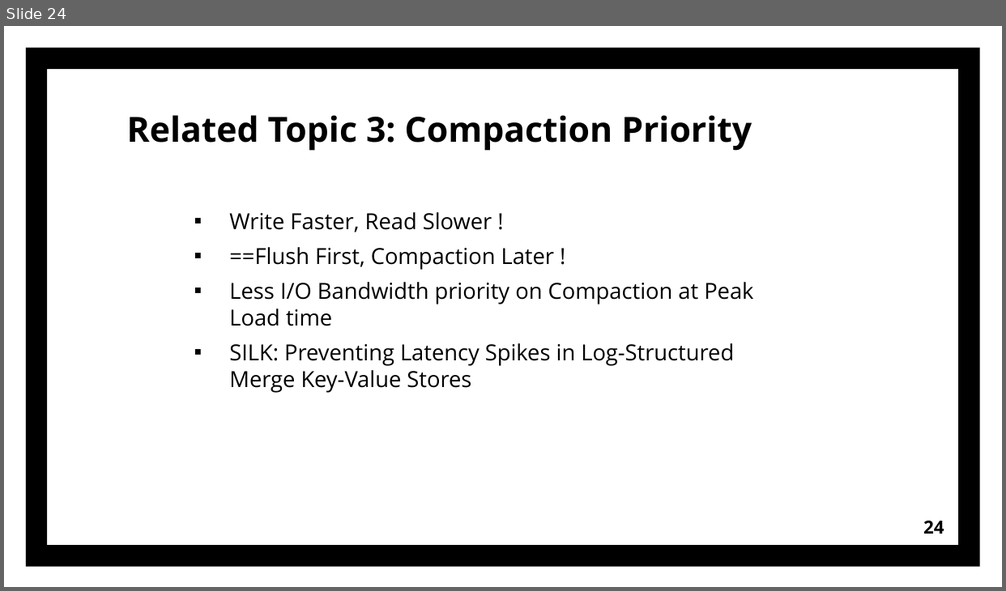
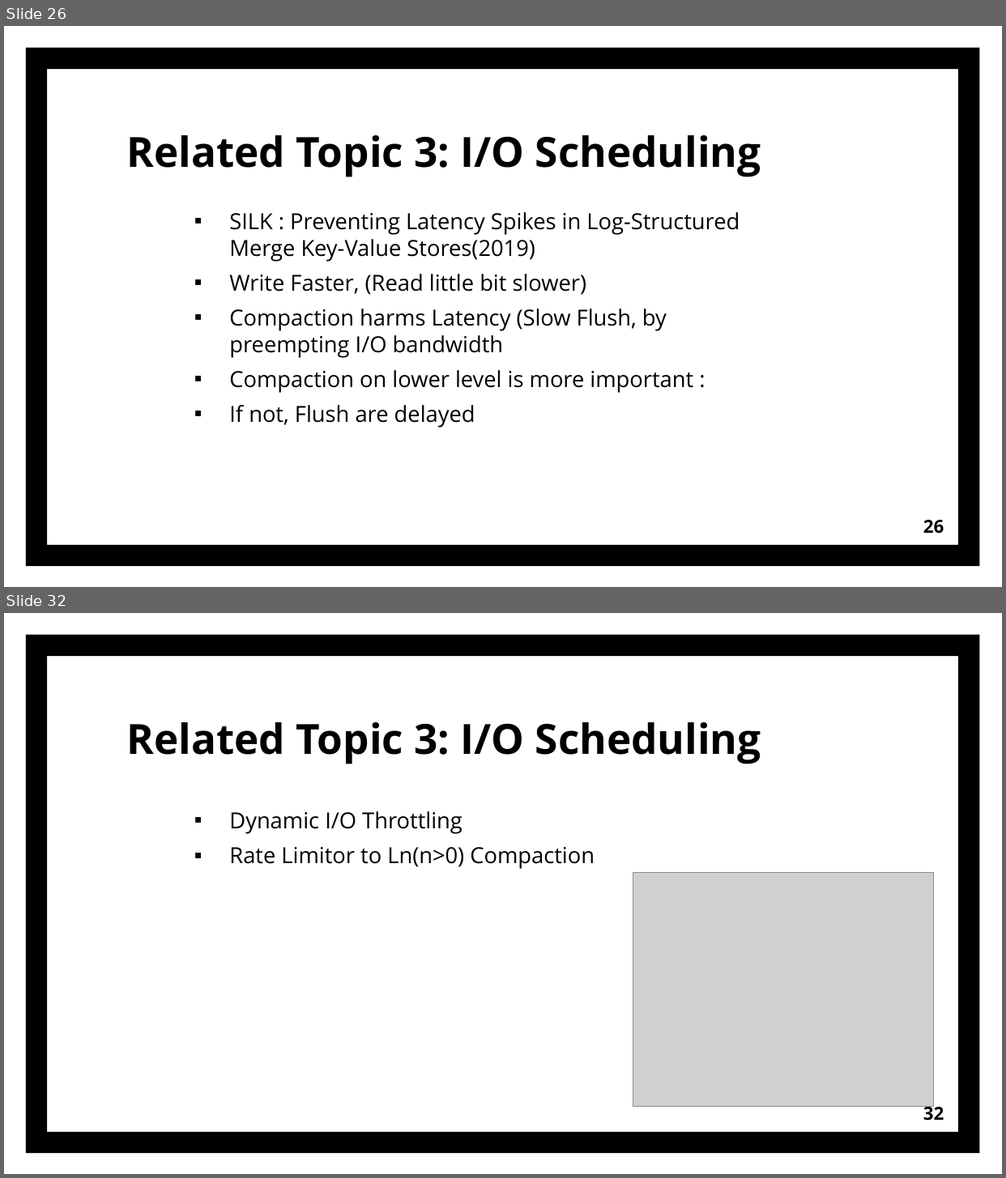
Before and after one commit to sg20180546/Presentation, a slide deck: Introduction_of_KV.pptx. Shown one above the other, each under a label of ours: slide 24 before the commit, slides 26 and 32 after it; the slides between them are not shown. The pictures are 1006x591 and 1006x1178 pixels, drawn with LibreOffice and Linux fonts; fonts in the diff are those of the drawing; grey boxes stand for pictures. Boxes give left, top, right and bottom in pixels: in the first picture for what was removed or moved away, otherwise in the second. Text is boxed around its words. In the diff, an @@ line names an element or a change of style, - is before the commit and + after.

Commit message:
silk add

```diff
--- a/Introduction_of_KV.pptx
+++ b/Introduction_of_KV.pptx
@@ slide 32 added at <box>4,613,1002,1174</box>, background #FFFFFF; not listed: 1 template element that a slide beside it also shows @@
@@ text added at <box>127,722,761,764</box>, 30 pt, text #000000, bold @@
+Related Topic 3: I/O Scheduling
@@ text added at <box>229,811,594,869</box>, 16 pt, text #000000 @@
+▪ Dynamic I/O Throttling
+▪ Rate Limitor to Ln(n>0) Compaction
@@ picture added at <box>633,872,933,1107</box> @@
@@ page number added at <box>923,1104,944,1121</box>, 13 pt, text #000000, bold @@
+32
@@ what was slide 24 is now slide 26 @@
@@ slide 26 changed as well @@
@@ text at <box>127,135,761,177</box>: text changed; size 25 to 30 pt @@
-Related Topic 3: Compaction Priority
+Related Topic 3: I/O Scheduling
@@ text at <box>229,212,739,428</box>: text changed @@
-▪ Write Faster, Read Slower !
-▪ ==Flush First, Compaction Later !
-▪ Less I/O Bandwidth priority on Compaction at Peak Load time
-▪ SILK: Preventing Latency Spikes in Log-Structured Merge Key-Value Stores
+▪ SILK : Preventing Latency Spikes in Log-Structured Merge Key-Value Stores(2019)
+▪ Write Faster, (Read little bit slower)
+▪ Compaction harms Latency (Slow Flush, by preempting I/O bandwidth
+▪ Compaction on lower level is more important :
+▪ If not, Flush are delayed
@@ page number at <box>923,520,944,534</box>: text changed @@
-24
+26
```
Also in this commit, not shown: 15 other slides changed, 8 other slides added.
